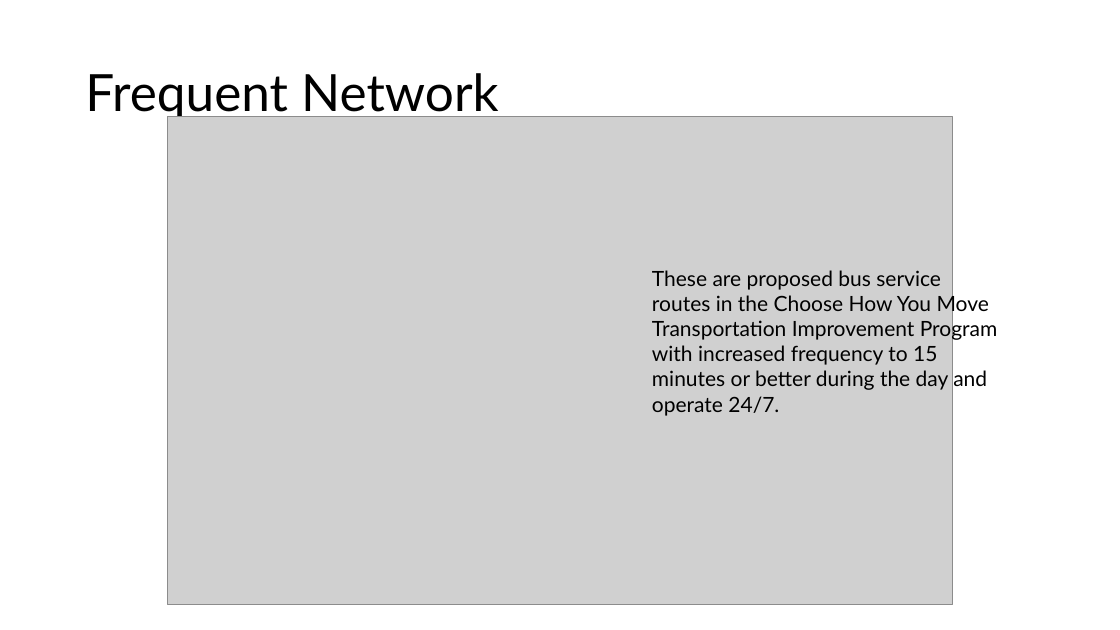
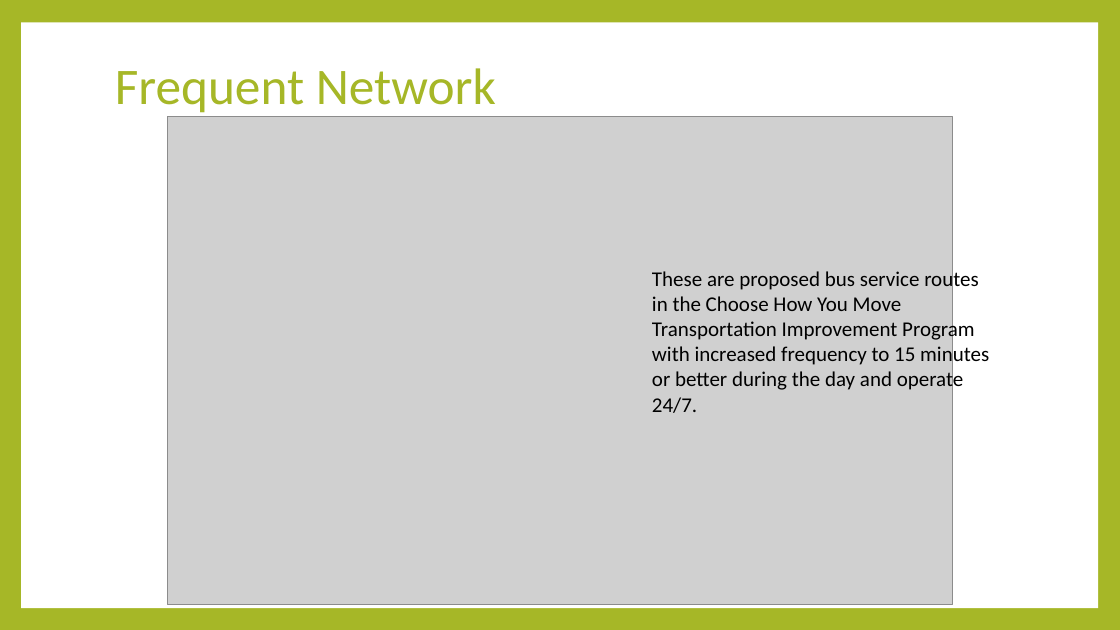
Before and after one commit to NSS-Full-Time-Data-Analytics-14/Capstone_jaime, a slide deck: slide 9 of capstonepresentation.pptx (slide 7 before the commit). Drawn at 1120x630 pixels with LibreOffice and Linux fonts; fonts in the diff are those of the drawing; grey boxes stand for pictures. Boxes give left, top, right and bottom in pixels: in the first picture for what was removed or moved away, otherwise in the second. Text is boxed around its words. In the diff, an @@ line names an element or a change of style, - is before the commit and + after.

```diff
--- a/capstonepresentation.pptx
+++ b/capstonepresentation.pptx
@@ background #FFFFFF to #A6B727 @@
@@ rectangle added at box(21, 23, 1098, 608), fill #FFFFFF @@
@@ title "Frequent Network": place and size @@
-title "Frequent Network" at box(85, 73, 499, 120)
+title "Frequent Network" at box(115, 68, 496, 113)
@@ title "Frequent Network" at box(115, 68, 496, 113): font Lato to Calibri, text colour #000000 to #A6B727 @@
@@ text "These are proposed bus service ..." at box(652, 268, 989, 413): font Lato to Calibri @@
```
Also in this commit, not shown: 6 other slides changed, 7 slides added, 3 slides removed, 6 other files.
